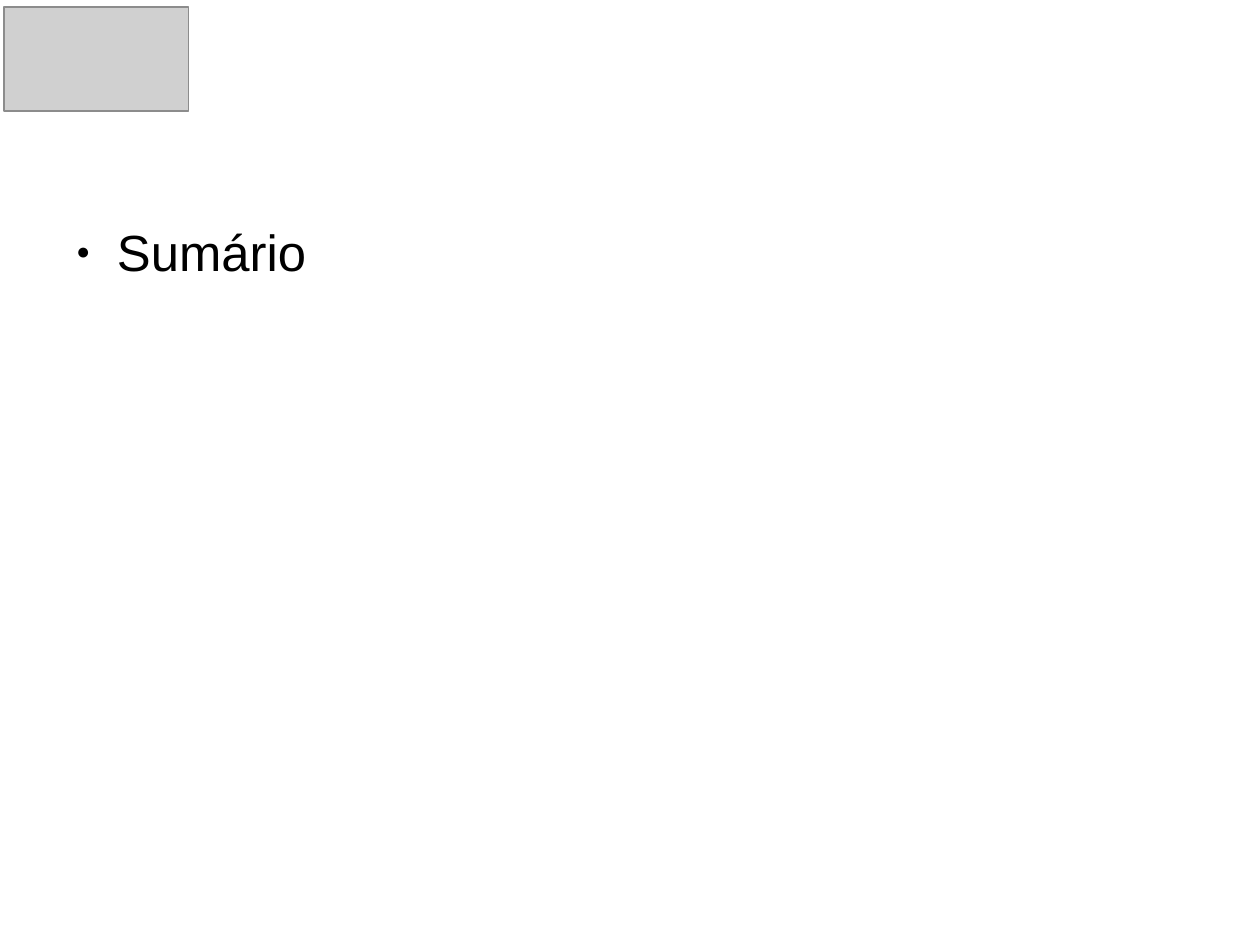
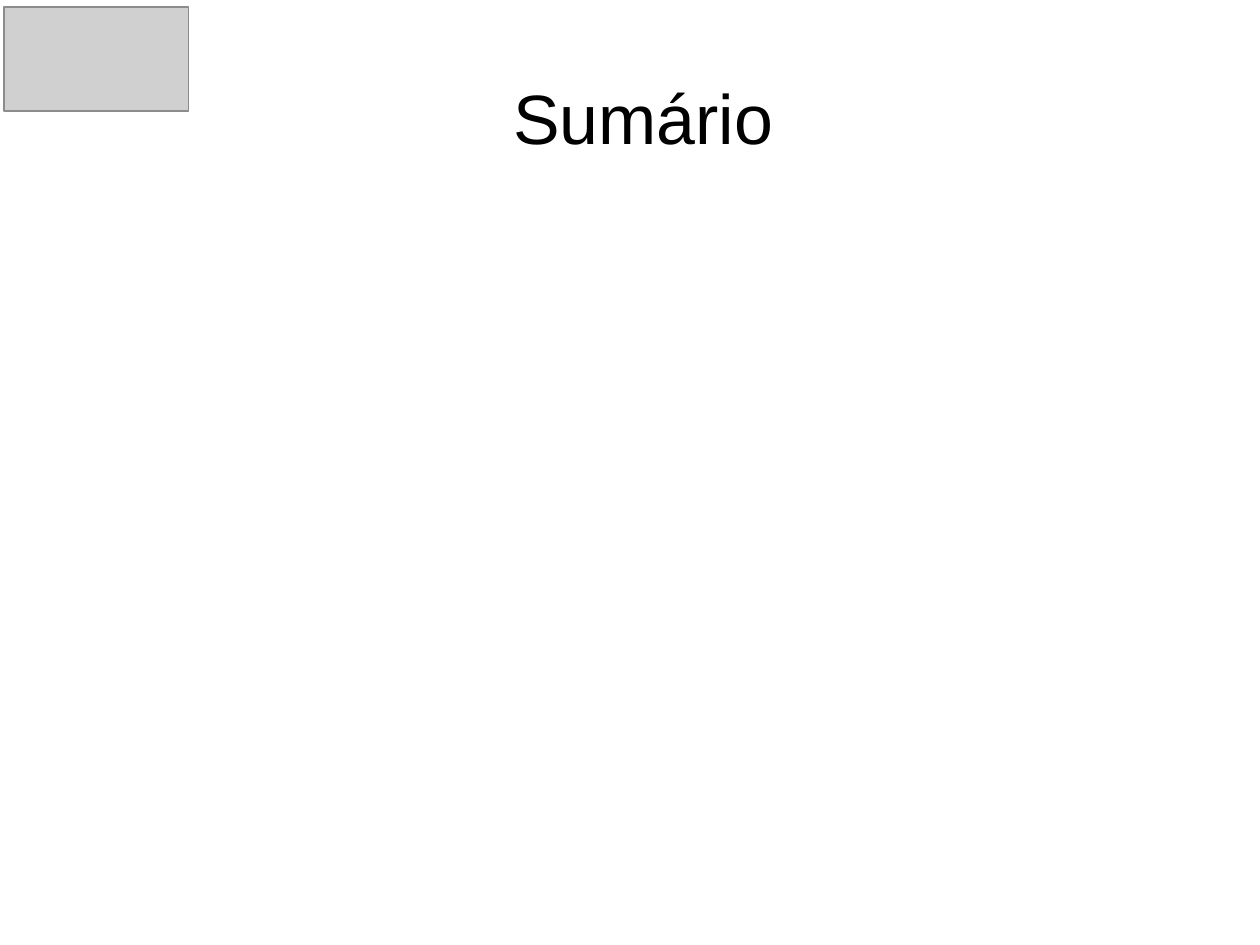
Before and after one commit to alexbprr/agent_modelling, a slide deck: slide 2 of Apresentacao_Marluvas/Marluvas_apresentacao_v2.odp. Drawn at 1260x945 pixels with LibreOffice and Linux fonts; fonts in the diff are those of the drawing; grey boxes stand for pictures. Boxes give left, top, right and bottom in pixels: in the first picture for what was removed or moved away, otherwise in the second. Text is boxed around its words. In the diff, an @@ line names an element or a change of style, - is before the commit and + after.

```diff
--- a/Apresentacao_Marluvas/Marluvas_apresentacao_v2.odp
+++ b/Apresentacao_Marluvas/Marluvas_apresentacao_v2.odp
@@ title "Sumário": place and size @@
-title "Sumário" at <box>117,233,306,272</box>
+title "Sumário" at <box>513,92,773,145</box>
@@ title "Sumário" at <box>513,92,773,145</box>: size 32 to 44 pt; alignment left to centre; bullet ● to none; less space between paragraphs; vertical alignment top to middle @@
```
Also in this commit, not shown: 3 slides added.
